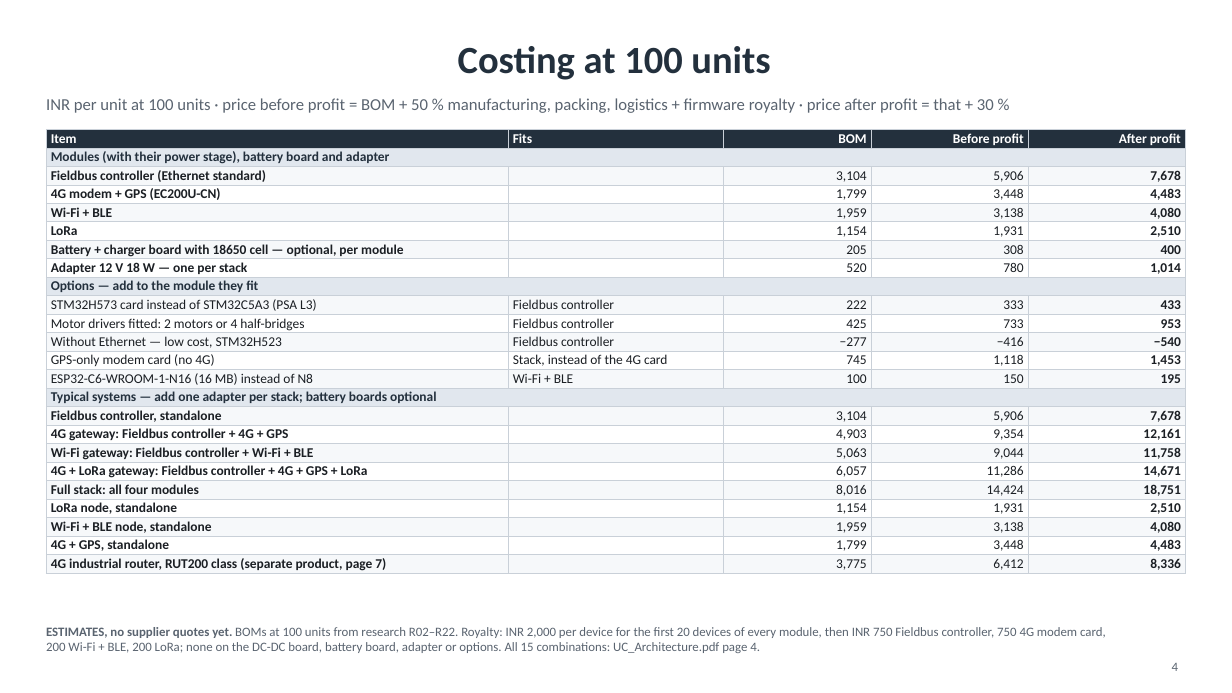
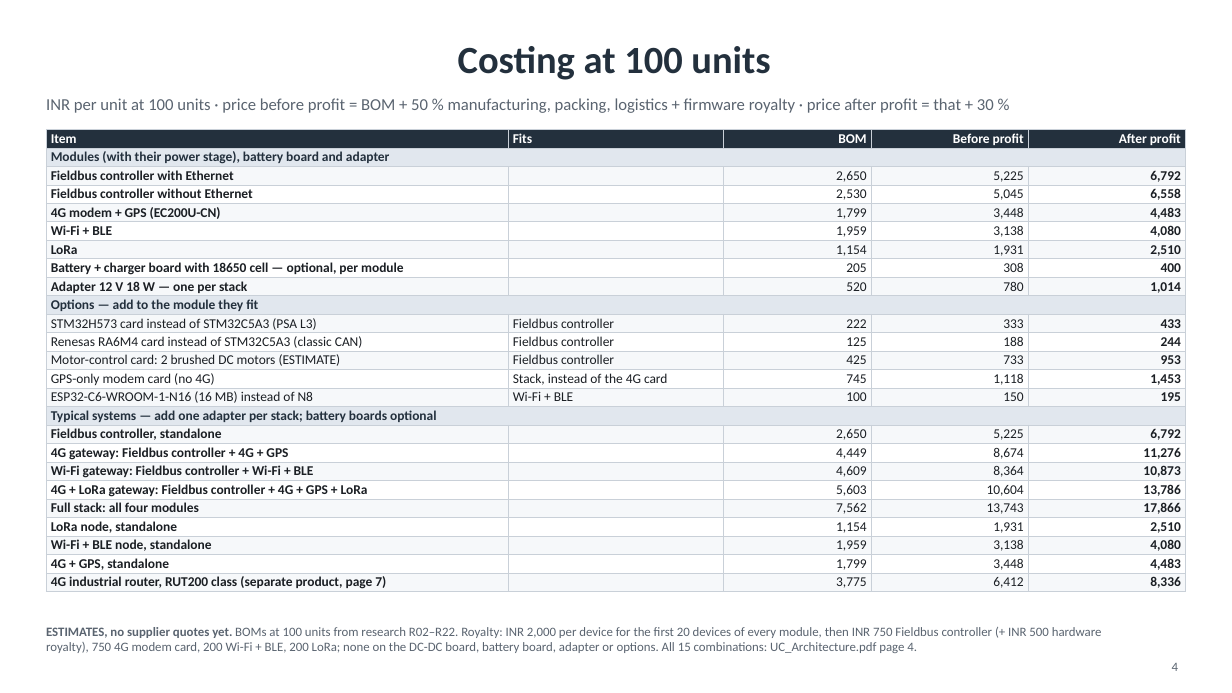
Before and after one commit to Sourcerrer/Universal-Controller_Hardware, a slide deck: slide 4 of docs/arch/UC_Overview.pptx. Drawn at 1232x693 pixels with LibreOffice and Linux fonts; fonts in the diff are those of the drawing. Boxes give left, top, right and bottom in pixels: in the first picture for what was removed or moved away, otherwise in the second. Text is boxed around its words. In the diff, an @@ line names an element or a change of style, - is before the commit and + after.

```diff
--- a/docs/arch/UC_Overview.pptx
+++ b/docs/arch/UC_Overview.pptx
@@ table at bbox=[46, 129, 1186, 593] @@
-row 3: Fieldbus controller (Ethernet standard) |  | 3,104 | 5,906 | 7,678
+row 3: Fieldbus controller with Ethernet |  | 2,650 | 5,225 | 6,792
+row 4: Fieldbus controller without Ethernet |  | 2,530 | 5,045 | 6,558
-row 11: Motor drivers fitted: 2 motors or 4 half-bridges | Fieldbus controller | 425 | 733 | 953
+row 12: Renesas RA6M4 card instead of STM32C5A3 (classic CAN) | Fieldbus controller | 125 | 188 | 244
-row 12: Without Ethernet — low cost, STM32H523 | Fieldbus controller | −277 | −416 | −540
+row 13: Motor-control card: 2 brushed DC motors (ESTIMATE) | Fieldbus controller | 425 | 733 | 953
-row 16: Fieldbus controller, standalone |  | 3,104 | 5,906 | 7,678
+row 17: Fieldbus controller, standalone |  | 2,650 | 5,225 | 6,792
-row 17: 4G gateway: Fieldbus controller + 4G + GPS |  | 4,903 | 9,354 | 12,161
+row 18: 4G gateway: Fieldbus controller + 4G + GPS |  | 4,449 | 8,674 | 11,276
-row 18: Wi-Fi gateway: Fieldbus controller + Wi-Fi + BLE |  | 5,063 | 9,044 | 11,758
+row 19: Wi-Fi gateway: Fieldbus controller + Wi-Fi + BLE |  | 4,609 | 8,364 | 10,873
-row 19: 4G + LoRa gateway: Fieldbus controller + 4G + GPS + LoRa |  | 6,057 | 11,286 | 14,671
+row 20: 4G + LoRa gateway: Fieldbus controller + 4G + GPS + LoRa |  | 5,603 | 10,604 | 13,786
-row 20: Full stack: all four modules |  | 8,016 | 14,424 | 18,751
+row 21: Full stack: all four modules |  | 7,562 | 13,743 | 17,866
@@ text at bbox=[46, 627, 1102, 653]: text changed @@
-ESTIMATES, no supplier quotes yet. BOMs at 100 units from research R02–R22. Royalty: INR 2,000 per device for the first 20 devices of every module, then INR 750 Fieldbus controller, 750 4G modem card, 200 Wi-Fi + BLE, 200 LoRa; none on the DC-DC board, battery board, adapter or options. All 15 combinations: UC_Architecture.pdf page 4.
+ESTIMATES, no supplier quotes yet. BOMs at 100 units from research R02–R22. Royalty: INR 2,000 per device for the first 20 devices of every module, then INR 750 Fieldbus controller (+ INR 500 hardware royalty), 750 4G modem card, 200 Wi-Fi + BLE, 200 LoRa; none on the DC-DC board, battery board, adapter or options. All 15 combinations: UC_Architecture.pdf page 4.
```
Also in this commit, not shown: 1 other slide changed, 17 other files.
